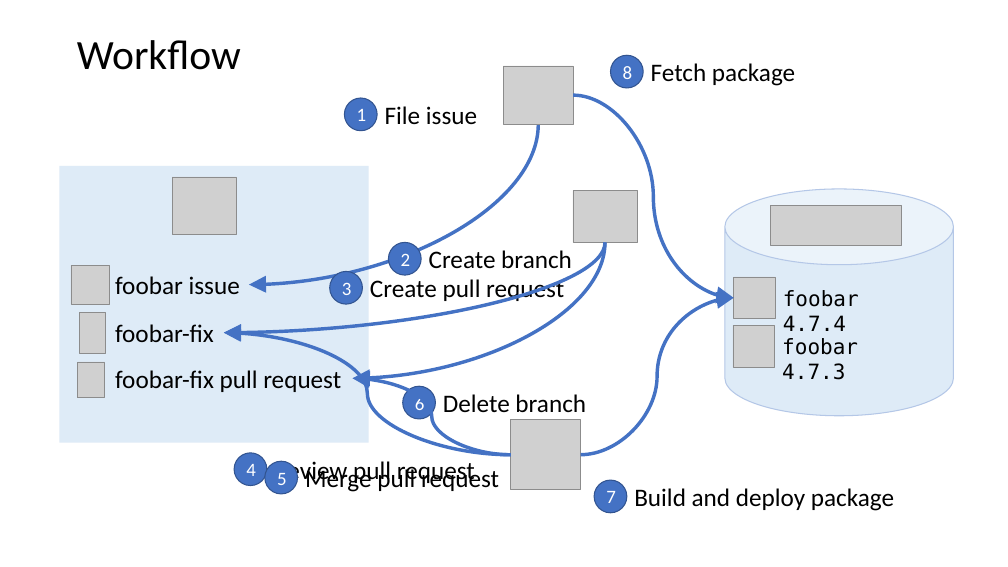
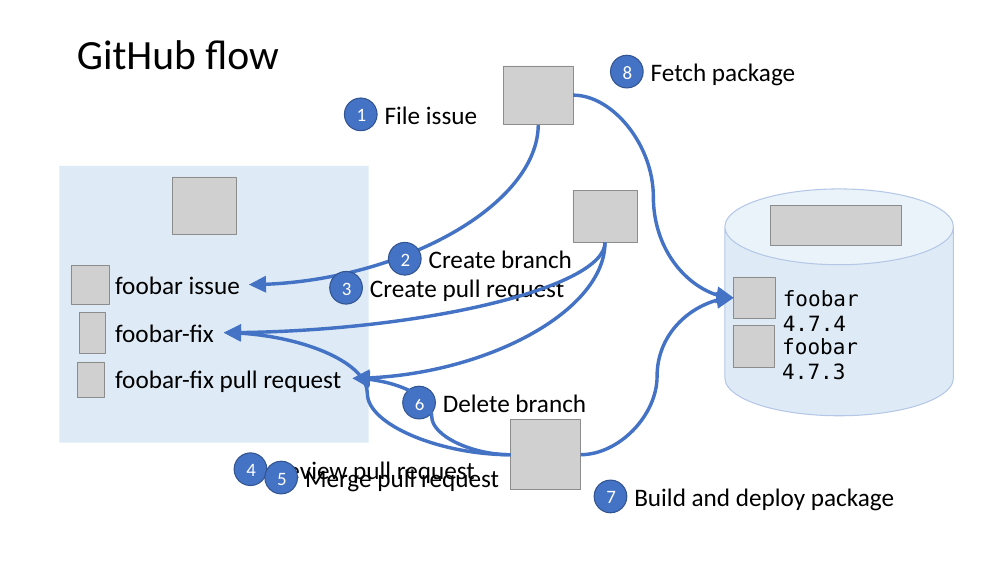
Before and after one commit to DHI/DomainServicesCourse, a slide deck: slide 35 of Presentations/DS-course-1-introduction.pptx (slide 34 before the commit). Drawn at 1008x567 pixels with LibreOffice and Linux fonts; fonts in the diff are those of the drawing; grey boxes stand for pictures. Boxes give left, top, right and bottom in pixels: in the first picture for what was removed or moved away, otherwise in the second. Text is boxed around its words. In the diff, an @@ line names an element or a change of style, - is before the commit and + after.

```diff
--- a/Presentations/DS-course-1-introduction.pptx
+++ b/Presentations/DS-course-1-introduction.pptx
@@ title at [77, 40, 278, 70]: text changed @@
-Workflow
+GitHub flow
```
Also in this commit, not shown: 12 other slides changed, 3 slides added, 1 slide removed, 4 other files.
